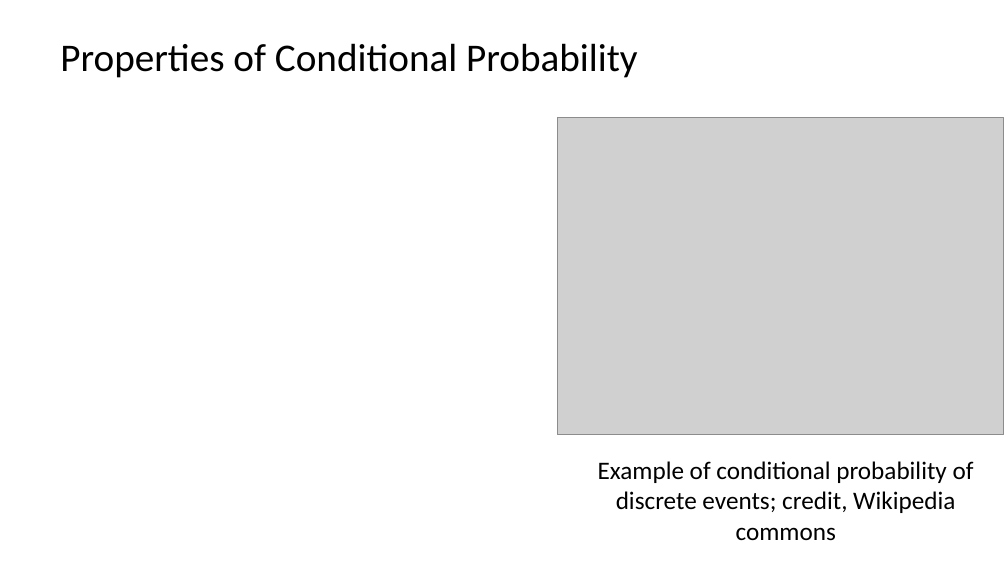
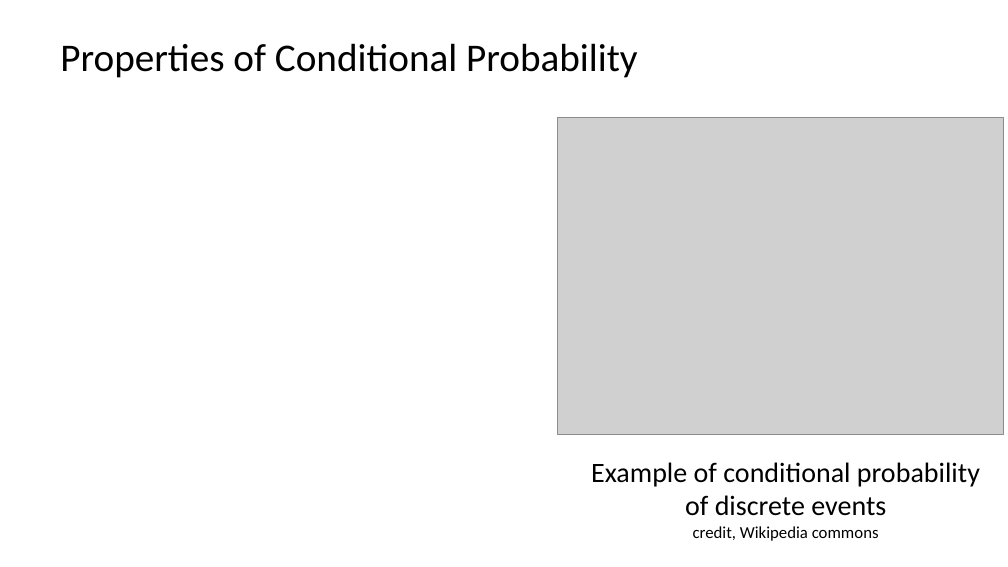
Before and after one commit to StephenElston/CSCI-E-83, a slide deck: slide 4 of LectureSlides/03b_WhenOneThingDependsOnAother.pptx. Drawn at 1008x567 pixels with LibreOffice and Linux fonts; fonts in the diff are those of the drawing; grey boxes stand for pictures. Boxes give left, top, right and bottom in pixels: in the first picture for what was removed or moved away, otherwise in the second. Text is boxed around its words. In the diff, an @@ line names an element or a change of style, - is before the commit and + after.

```diff
--- a/LectureSlides/03b_WhenOneThingDependsOnAother.pptx
+++ b/LectureSlides/03b_WhenOneThingDependsOnAother.pptx
@@ text at [591,462,980,541]: text changed; size 18 to 20 pt @@
-Example of conditional probability of discrete events; credit, Wikipedia commons
+Example of conditional probability of discrete events
+credit, Wikipedia commons
```
Also in this commit, not shown: 2 other slides changed, 3 other files.
